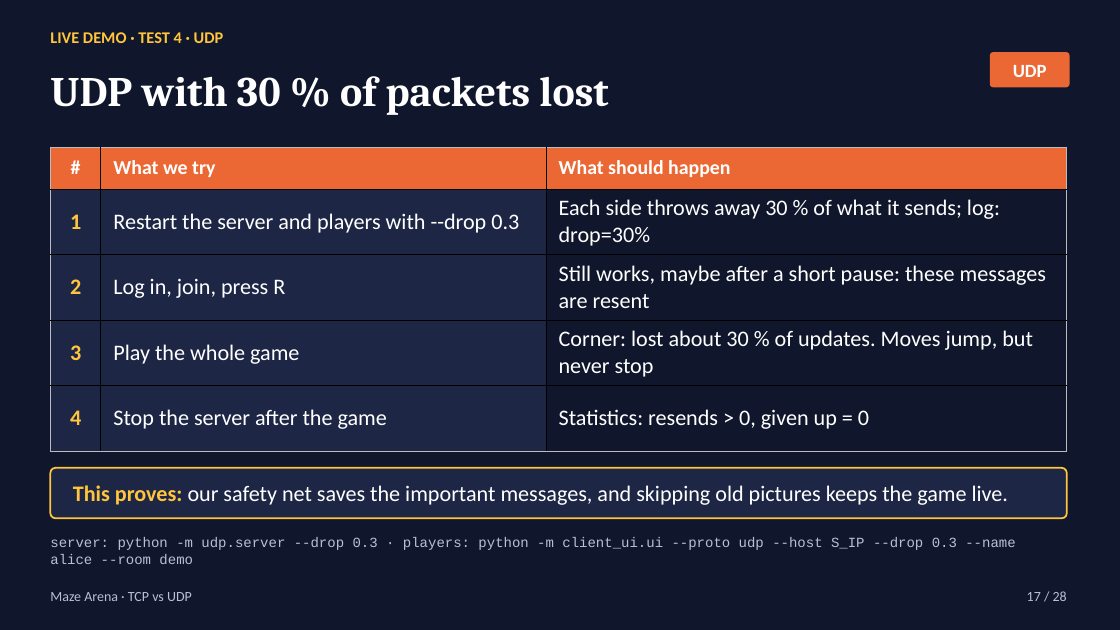
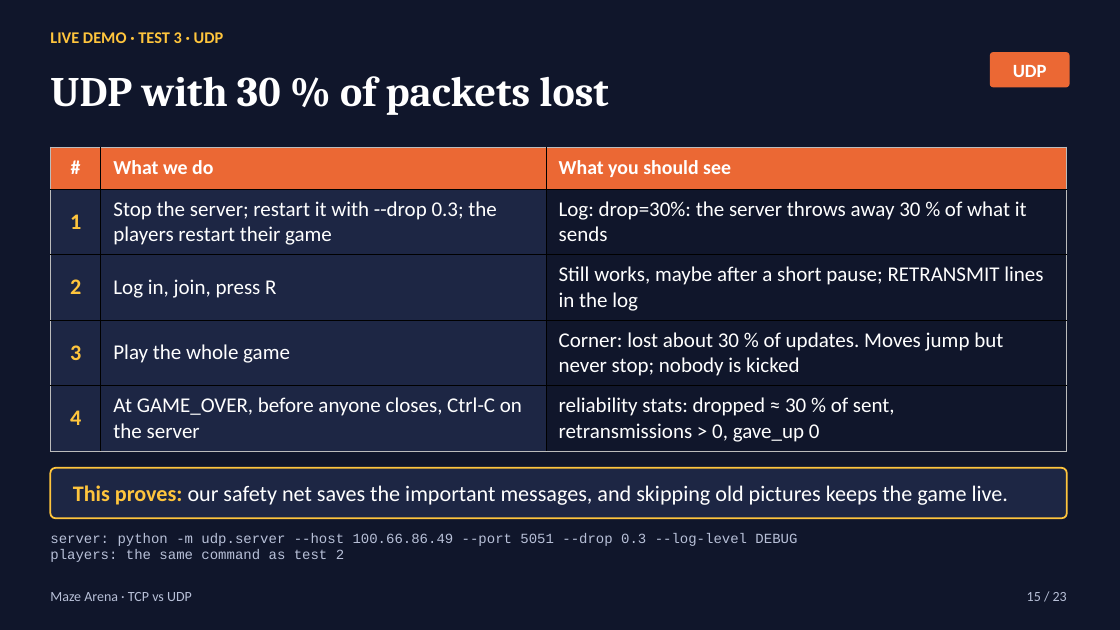
Before and after one commit to bayaCh05/maze-arena, a slide deck: slide 15 of slides/maze_arena_tcp_vs_udp.pptx (slide 17 before the commit). Drawn at 1120x630 pixels with LibreOffice and Linux fonts; fonts in the diff are those of the drawing. Boxes give left, top, right and bottom in pixels: in the first picture for what was removed or moved away, otherwise in the second. Text is boxed around its words. In the diff, an @@ line names an element or a change of style, - is before the commit and + after.

```diff
--- a/slides/maze_arena_tcp_vs_udp.pptx
+++ b/slides/maze_arena_tcp_vs_udp.pptx
@@ text at (50, 32, 224, 43): text changed @@
-LIVE DEMO · TEST 4 · UDP
+LIVE DEMO · TEST 3 · UDP
@@ table at (50, 147, 1067, 451) @@
-row 1, column 2: What we try
+row 1, column 2: What we do
-row 1, column 3: What should happen
+row 1, column 3: What you should see
-row 2, column 2: Restart the server and players with --drop 0.3
+row 2, column 2: Stop the server; restart it with --drop 0.3; the players restart their game
-row 2, column 3: Each side throws away 30 % of what it sends; log: drop=30%
+row 2, column 3: Log: drop=30%: the server throws away 30 % of what it sends
-row 3, column 3: Still works, maybe after a short pause: these messages are resent
+row 3, column 3: Still works, maybe after a short pause; RETRANSMIT lines in the log
-row 4, column 3: Corner: lost about 30 % of updates. Moves jump, but never stop
+row 4, column 3: Corner: lost about 30 % of updates. Moves jump but never stop; nobody is kicked
-row 5, column 2: Stop the server after the game
+row 5, column 2: At GAME_OVER, before anyone closes, Ctrl-C on the server
-row 5, column 3: Statistics: resends > 0, given up = 0
+row 5, column 3: reliability stats: dropped ≈ 30 % of sent, retransmissions > 0, gave_up 0
@@ size 19 to 18 pt in "Log in, join, press R", "Play the whole game" @@
@@ text at (50, 533, 797, 562): text changed @@
-server: python -m udp.server --drop 0.3 · players: python -m client_ui.ui --proto udp --host S_IP --drop 0.3 --name alice --room demo
+server: python -m udp.server --host 100.66.86.49 --port 5051 --drop 0.3 --log-level DEBUG
+players: the same command as test 2
@@ text at (1027, 592, 1067, 601): text changed @@
-17 / 28
+15 / 23
```
Also in this commit, not shown: 19 other slides changed, 3 slides added, 8 slides removed, 9 other files.
